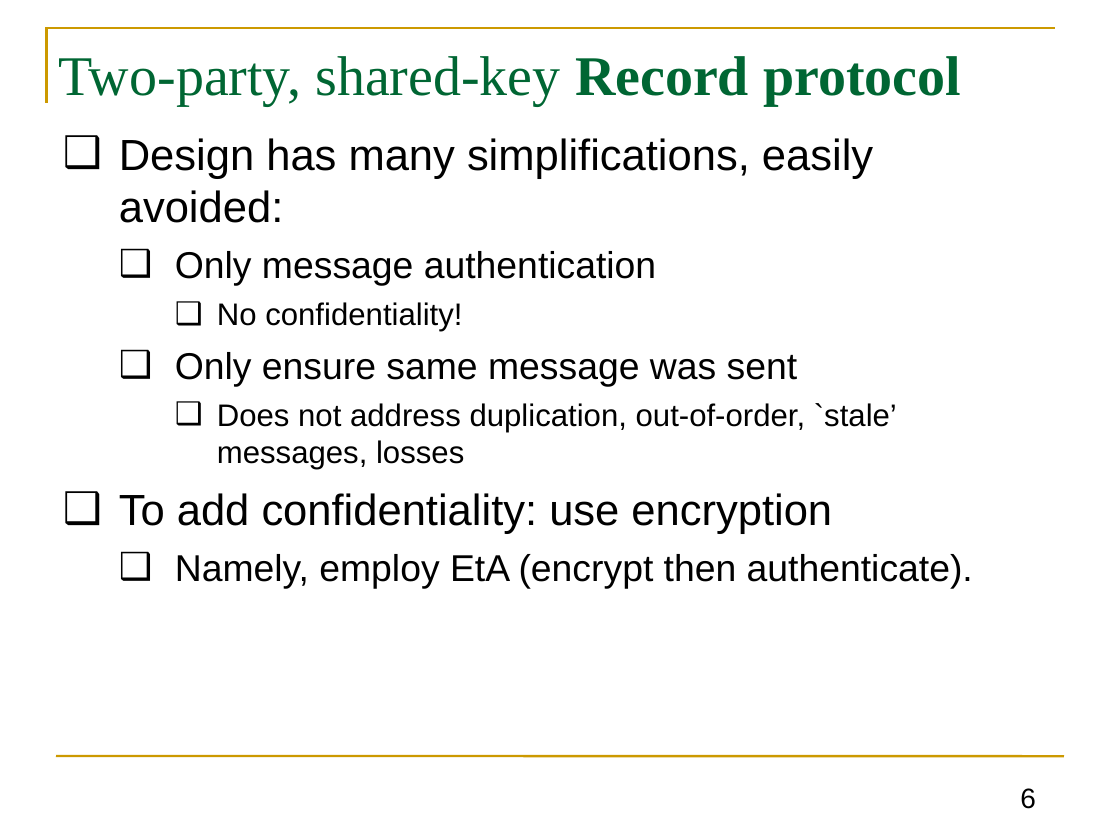
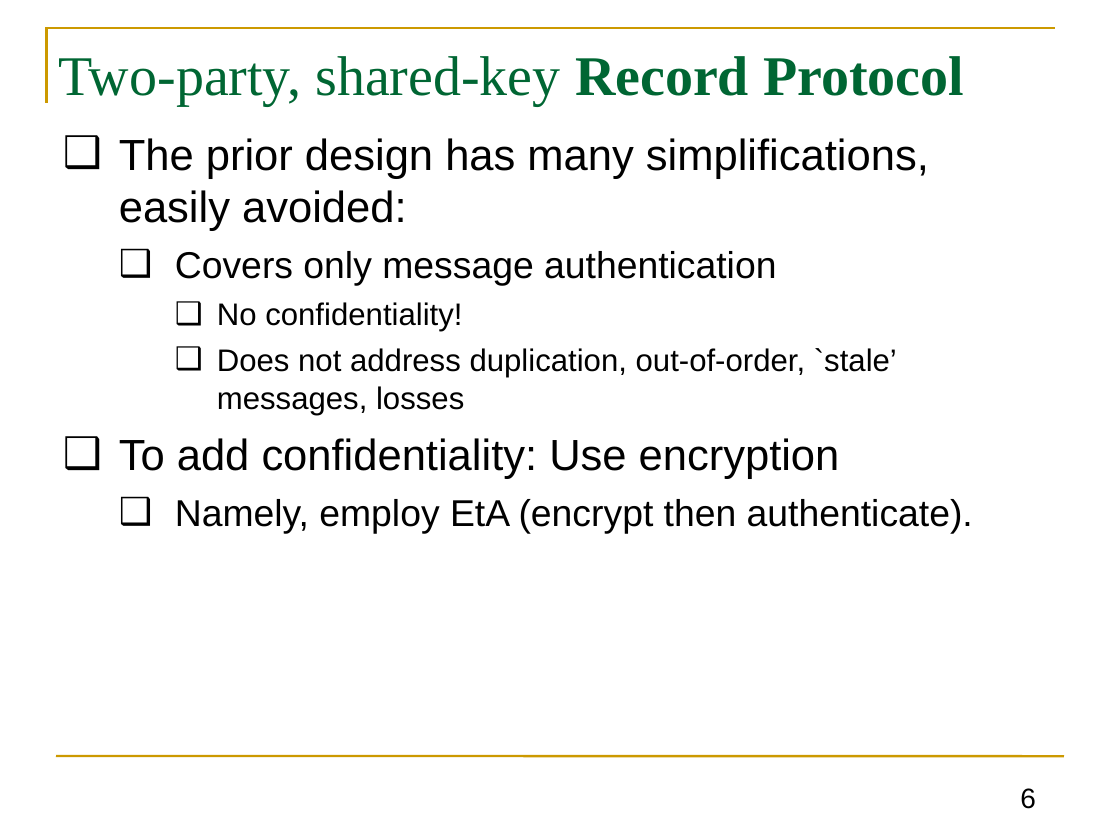
Before and after one commit to GhadaAlmashaqbeh/GhadaAlmashaqbeh.github.io, a slide deck: slide 6 of courses/cse3400-f2026/lecture8.pptx. Drawn at 1120x840 pixels with LibreOffice and Linux fonts; fonts in the diff are those of the drawing. Boxes give left, top, right and bottom in pixels: in the first picture for what was removed or moved away, otherwise in the second. Text is boxed around its words. In the diff, an @@ line names an element or a change of style, - is before the commit and + after.

```diff
--- a/courses/cse3400-f2026/lecture8.pptx
+++ b/courses/cse3400-f2026/lecture8.pptx
@@ title at (59, 56, 964, 106): text changed @@
-Two-party, shared-key Record protocol
+Two-party, shared-key Record Protocol
@@ text at (119, 138, 929, 286): text changed @@
-❑ Design has many simplifications, easily avoided:
-  ❑ Only message authentication
+❑ The prior design has many simplifications, easily avoided:
+  ❑ Covers only message authentication
@@ text at (175, 352, 798, 387): paragraph removed @@
-  ❑ Only ensure same message was sent
@@ text at (119, 438, 840, 479): text changed @@
-❑ To add confidentiality: use encryption
+❑ To add confidentiality: Use encryption
```
Also in this commit, not shown: 6 other slides changed, 15 other files.
